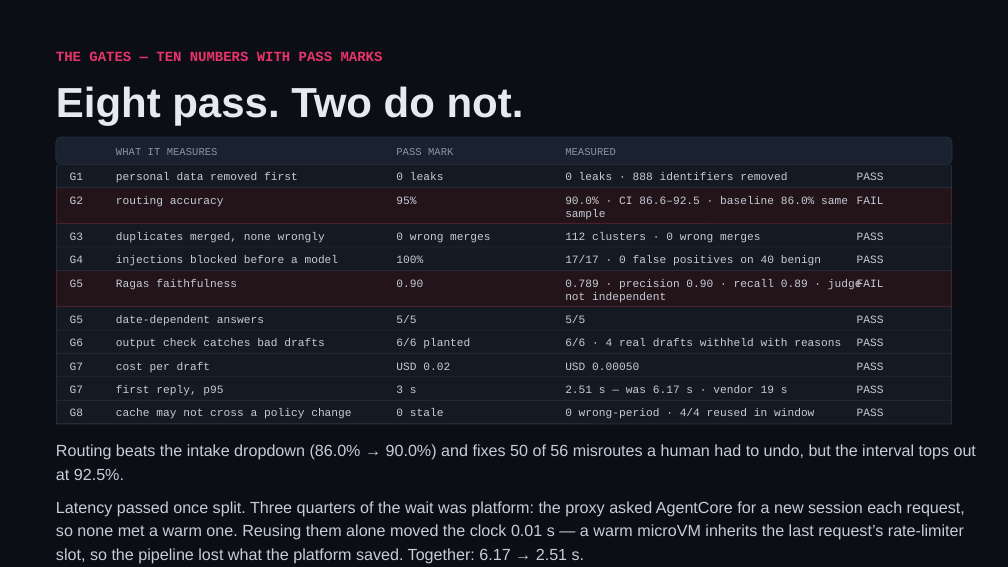
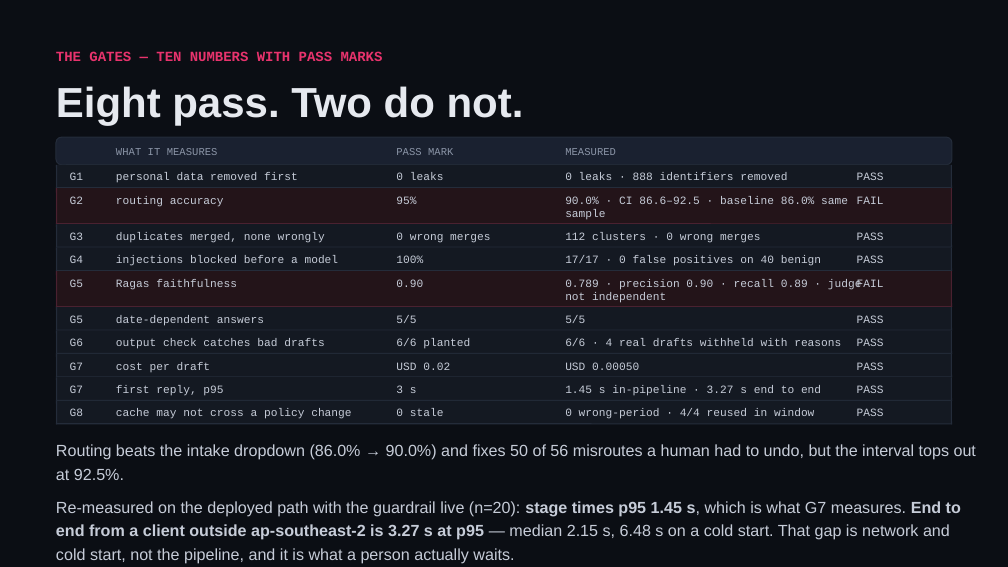
Before and after one commit to shivam-25/ramco-payce-pilot, a slide deck: slide 12 of docs/deck/ramco-payce-pilot.pptx. Drawn at 1008x567 pixels with LibreOffice and Linux fonts; fonts in the diff are those of the drawing. Boxes give left, top, right and bottom in pixels: in the first picture for what was removed or moved away, otherwise in the second. Text is boxed around its words. In the diff, an @@ line names an element or a change of style, - is before the commit and + after.

```diff
--- a/docs/deck/ramco-payce-pilot.pptx
+++ b/docs/deck/ramco-payce-pilot.pptx
@@ text at (565, 385, 821, 396): text changed @@
-2.51 s — was 6.17 s · vendor 19 s
+1.45 s in-pipeline · 3.27 s end to end
@@ text at (56, 501, 961, 564): text changed @@
-Latency passed once split. Three quarters of the wait was platform: the proxy asked AgentCore for a new session each request, so none met a warm one. Reusing them alone moved the clock 0.01 s — a warm microVM inherits the last request’s rate-limiter slot, so the pipeline lost what the platform saved. Together: 6.17 → 2.51 s.
+Re-measured on the deployed path with the guardrail live (n=20): stage times p95 1.45 s, which is what G7 measures. End to end from a client outside ap-southeast-2 is 3.27 s at p95 — median 2.15 s, 6.48 s on a cold start. That gap is network and cold start, not the pipeline, and it is what a person actually waits.
```
Also in this commit, not shown: 3 other slides changed, 13 other files.
